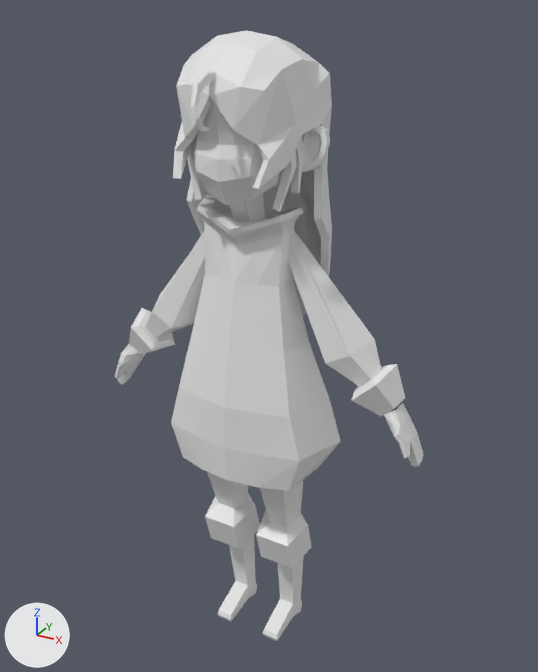
Before and after pictures for a commit that changed the Blender file blender/lowpolygirl.blend.
Rendered twice from a 50 mm lens placed at (2.01, -3.47, 1.97), pointed at (0.05, 0.09, 0.19). Lighting does not change. The marker at lower left points along +X, +Y and +Z.

Objects in the first picture: 'Cube', 'arms', 'body', 'hair', 'hairtail', 'hands', 'head', 'legs', 'neck'.
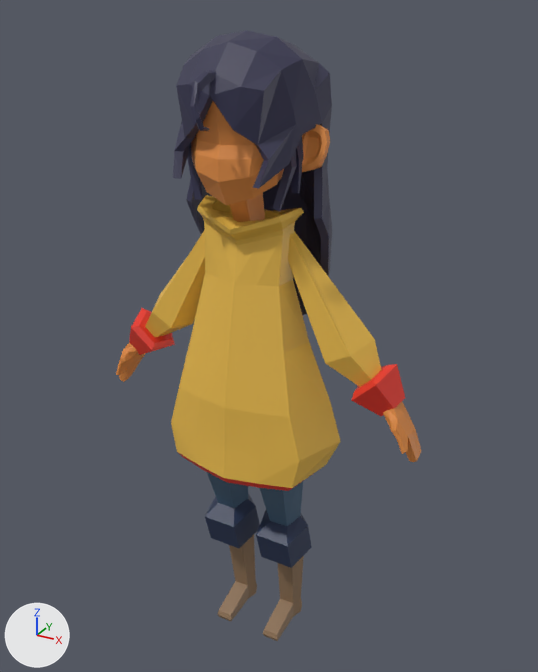
Changed parts and their boxes [x1, y1, x2, y2] in the pictures (538 x 672 px):
'hair', recoloured
    both: [173, 30, 332, 315]
'head', recoloured (white to brown)
    both: [191, 101, 284, 205]
'hands', reshaped, recoloured, moved (white to brown)
    before: [115, 343, 424, 467]
    after: [116, 343, 421, 462]
'Cube', recoloured (white to brown)
    both: [302, 124, 330, 172]
'neck', recoloured (white to brown)
    both: [230, 193, 265, 222]
'hairtail', recoloured (white to blue)
    both: [190, 71, 216, 131]
part 1 of me_cube_002, built on
    both: [171, 423, 340, 491]
part 2 of me_cube_002, recoloured (white to orange)
    both: [171, 195, 341, 461]
part 3 of me_cylinder, recoloured (white to blue)
    both: [207, 472, 303, 526]
part 4 of me_cylinder, recoloured (white to blue)
    both: [205, 493, 312, 568]
part 5 of me_cylinder, recoloured (white to brown)
    both: [217, 535, 304, 641]
part 6 of me_cylinder_001, recoloured (white to orange)
    both: [145, 230, 381, 387]
part 7 of me_cylinder_001, recoloured (white to red)
    both: [129, 308, 405, 416]

What changed in the scene script:
```text
Add mat_yellow:
    mat_yellow = principled_material('yellow')
    mat_yellow.base_color = (0.799, 0.485, 0.0704)  # yellow #e7b94b
Add mat_darkblue:
    mat_darkblue = principled_material('darkblue')
    mat_darkblue.base_color = (0.0166, 0.0312, 0.0825)  # dark blue #233151
Add mat_brownboots:
    mat_brownboots = principled_material('brownboots')
    mat_brownboots.base_color = (0.275, 0.171, 0.0953)  # brown #8f7357
Add mat_bluepants:
    mat_bluepants = principled_material('bluepants')
    mat_bluepants.base_color = (0.0612, 0.12, 0.191)  # dark blue #466179
Change me_cube_002:
    used by ob_body; location = (0.0, 0.0, 0.251); scale = (0.358, 0.358, 0.358)
    remove me_cube_002.from_pydata(...)  # 98 vertices, 78 faces; spans x 0.0..1.59, y -0.96..1.09, z -2.36..2.13
    add me_cube_002.from_pydata(...)  # 105 vertices, 84 faces; spans x 0.0..1.59, y -1.01..1.1, z -2.38..2.13
    me_cube_002 part 1
    2 vertices are removed from x 0.0, y -0.94..1.02, z -2.33..-2.19
    6 faces are deleted
    9 vertices are added at x 0.0..1.35, y -1.01..1.1, z -2.38..-2.08
    6 new faces join them, mat_red (red #e73627)
    6 new faces join them, mat_yellow (yellow #e7b94b)
    me_cube_002 part 2: 72 faces spanning x 0.0..1.59, y -0.96..1.09, z -1.71..2.13 switch from mat_body (white #e7e7e7) to mat_yellow (yellow #e7b94b)
    add me_cube_002.materials.append(mat_red)  # red #e73627
Change me_cylinder:
    used by ob_legs; location = (0.195, -0.043, -0.659); scale = (0.306, 0.306, 0.306)
    remove me_cylinder.from_pydata(...)  # 58 vertices, 53 faces; spans x -0.6..0.6, y -0.7..1.02, z -4.18..1.05
    add me_cylinder.from_pydata(...)  # 58 vertices, 54 faces; spans x -0.6..0.6, y -0.7..1.02, z -4.18..1.05
    me_cylinder part 3: 5 faces spanning x -0.6..0.6, y -0.7..0.61, z -1.22..1.05 switch from no material to mat_bluepants (dark blue #466179)
    me_cylinder part 4: 15 faces spanning x -0.51..0.5, y -0.29..1.02, z -2.16..-1.12 switch from no material to mat_darkblue (dark blue #233151)
    me_cylinder part 5: 33 faces spanning x -0.31..0.31, y -0.29..0.94, z -4.18..-2.03 switch from no material to mat_brownboots (brown #8f7357)
Change me_cylinder_001:
    where me_cylinder_001.from_pydata(...)  # 35 vertices, 25 faces, 1 loose edge; spans x -0.72..0.37, y -0.3..0.69, z -2.75..0.87
    used by ob_arms; location = (0.372, -0.054, 0.632); rotation_euler = (0.0696, -0.677, -0.0436), in degrees (4, -39, -2.5); scale = (0.306, 0.306, 0.306)
    me_cylinder_001 part 6: all 10 faces centred in x -0.49..0.15, y -0.15..0.42, z -1.78..-0.31 switch from no material to mat_yellow (yellow #e7b94b)
    me_cylinder_001 part 7: all 15 faces centred in x -0.53..0.2, y -0.23..0.47, z -2.47..-2.05 switch from no material to mat_red (red #e73627)
Change me_cube:
    where me_cube.from_pydata(...)  # 46 vertices, 44 faces; spans x -1.43..0.82, y -1.94..1.3, z -5.5..0.77
    add me_cube.materials.append(mat_bronw)  # orange #e48f45
Change me_cube_001:
    where me_cube_001.from_pydata(...)  # 46 vertices, 38 faces; spans x 0.0..1.09, y -1.39..1.24, z -1.08..1.81
    add me_cube_001.materials.append(mat_bronw)  # orange #e48f45
Change me_cylinder_002:
    where me_cylinder_002.from_pydata(...)  # 10 vertices, 5 faces; spans x -1.28..1.14, y -1.83..0.94, z -2.23..1.5
    add me_cylinder_002.materials.append(mat_bronw)  # orange #e48f45
Change me_cube_004:
    where me_cube_004.from_pydata(...)  # 56 vertices, 54 faces; spans x -0.34..0.81, y -0.39..0.36, z -0.98..0.89
    add me_cube_004.materials.append(mat_bronw)  # orange #e48f45
Change me_cube_005:
    where me_cube_005.from_pydata(...)  # 65 vertices, 42 faces; spans x 0.0..1.74, y -1.56..1.7, z -4.38..2.23
    add me_cube_005.materials.append(mat_hairblue)  # dark blue #31304d
Change me_cube_006:
    where me_cube_006.from_pydata(...)  # 28 vertices, 24 faces; spans x -0.85..1.7, y -0.42..0.37, z -0.42..1.56
    add me_cube_006.materials.append(mat_hairblue)  # dark blue #31304d
Change ob_hands:
    ob_hands.location: (0.892, 0.014, -0.073) -> (0.876, 0.014, -0.048)
```
